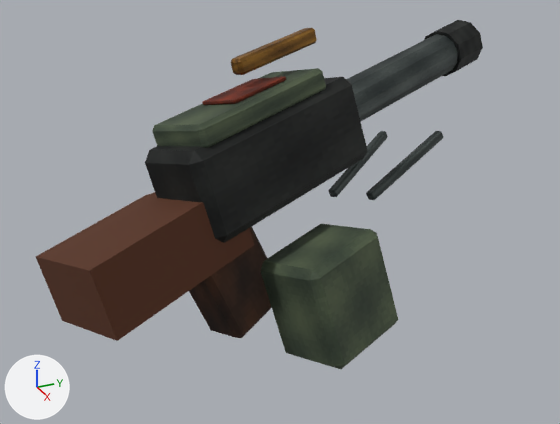
The glTF model public/assets/models/weapons/weapon_machineGun.glb as it was, and as the next commit left it.
The view is the same before and after, from a 50 mm lens placed at (1.258, -0.46, 0.676), pointed at (0.009, 0.102, 0.051). The lights are fixed; the arrows at lower left show +X, +Y and +Z. The first picture is the older version. Both versions are drawn at frame 15 of the action 'reload'; the numbers are the values there.

Names of what the first picture shows: 'ammo_box', 'barrel_shroud', 'bipod_left', 'bipod_right', 'carry_handle', 'grip', 'machinegun_wear_01', 'muzzle', 'receiver', 'receiver_cover', 'stock'.
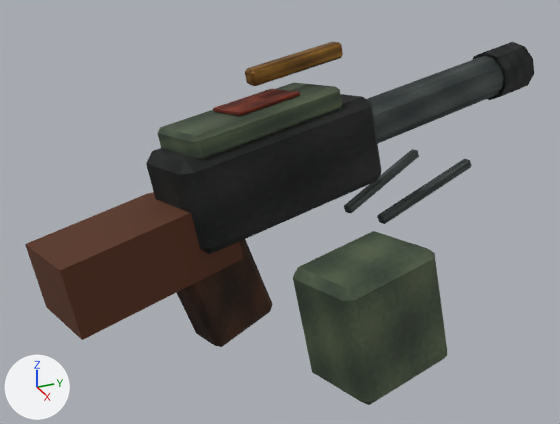
ob_weapon_machine_un is not drawn itself; it is the parent of ob_ammo_box, ob_barrel_shroud, ob_bipod_left, ob_bipod_right, ob_carry_handle, ob_grip, ob_machinegun_wear_01, ob_muzzle.

Where the change shows, as pixel boxes (x1, y1, x2, y2) in the pictures (560 x 424 px):
'ammo_box', moved, turned
    before: (260, 224, 398, 369)
    after: (293, 231, 447, 405)
'receiver', moved, turned
    before: (145, 77, 368, 243)
    after: (146, 94, 381, 254)
'stock', moved, turned
    before: (36, 192, 254, 341)
    after: (25, 192, 243, 340)
'barrel_shroud', moved, turned
    before: (347, 34, 458, 121)
    after: (367, 56, 504, 143)
'receiver_cover', moved, turned
    before: (152, 68, 326, 147)
    after: (158, 82, 342, 159)
'grip', moved, turned
    before: (189, 227, 272, 338)
    after: (176, 239, 272, 347)
'carry_handle', moved, turned
    before: (231, 28, 317, 75)
    after: (245, 42, 343, 86)
'muzzle', moved, turned
    before: (424, 20, 483, 76)
    after: (472, 42, 534, 100)
'bipod_right', moved, turned
    before: (366, 131, 443, 200)
    after: (377, 159, 472, 224)
'machinegun_wear_01', moved, turned
    before: (202, 76, 286, 105)
    after: (213, 89, 300, 116)
'bipod_left', moved, turned
    before: (328, 131, 388, 197)
    after: (344, 149, 419, 213)

Patch to the scene script:
```diff
--- a/public/assets/models/weapons/weapon_machineGun.glb.py
+++ b/public/assets/models/weapons/weapon_machineGun.glb.py
@@ ob_weapon_machine_un @@
 ob_weapon_machine_un = bpy.data.objects.new('WEAPON_MACHINE_UN', None)
-ob_weapon_machine_un.location = (0.03, -0.03, 0.08)
-ob_weapon_machine_un.rotation_euler = (0.14, -0.24, 0.35)  # degrees (8, -14, 20)
+ob_weapon_machine_un.location = (0.03, -0.04, 0.065)
+ob_weapon_machine_un.rotation_euler = (0.12, -0.16, 0.18)  # degrees (6.9, -9.2, 10)
 ob_weapon_machine_un.scale = (0.56, 0.56, 0.56)
@@ ob_ammo_box @@
 ob_ammo_box.parent = ob_weapon_machine_un
-ob_ammo_box.location = (0.2, 0.2, -0.375)
+ob_ammo_box.location = (0.54, 0.17, -0.24)
```
